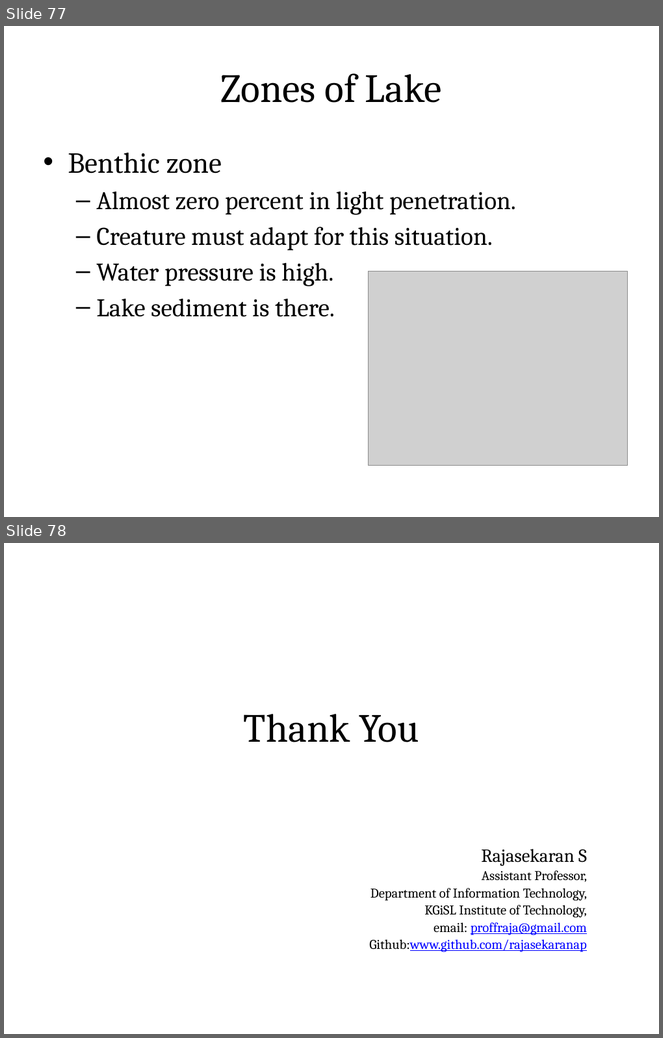
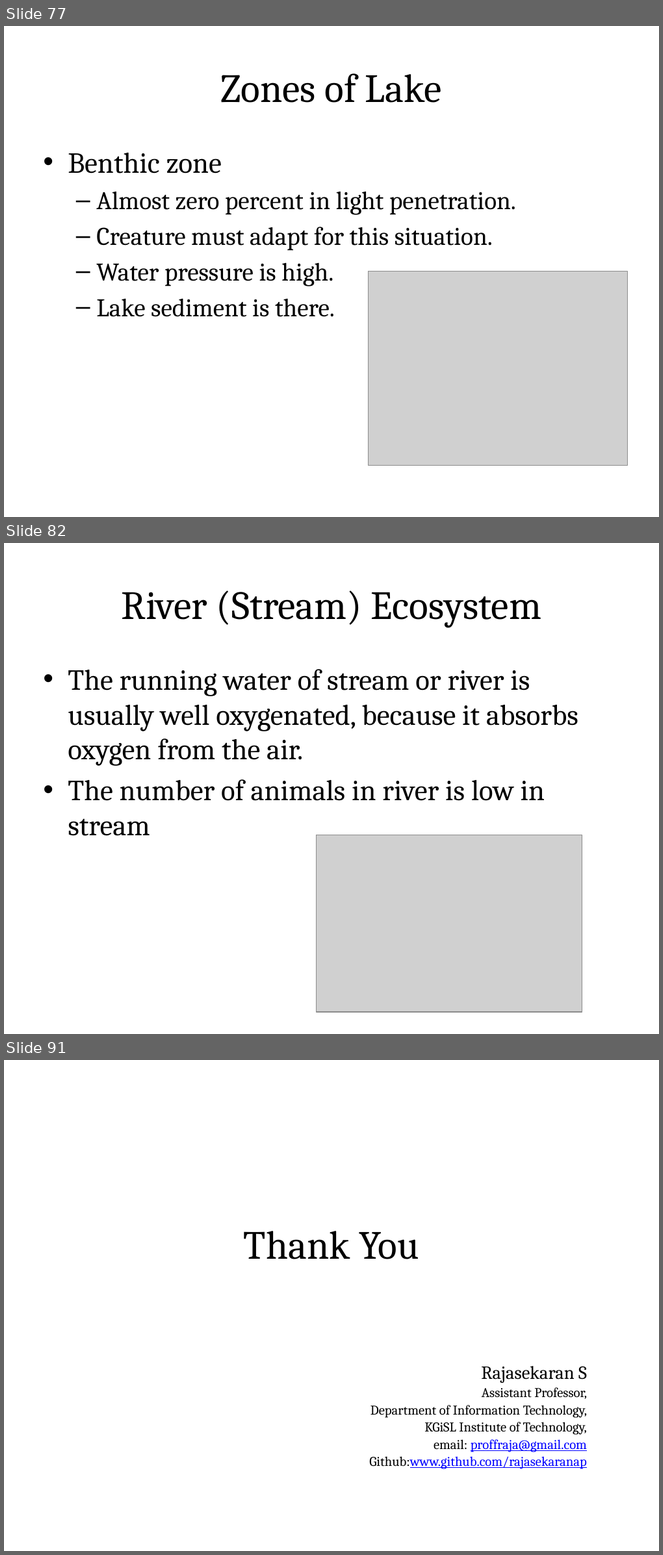
Before and after one commit to rajasekaran36/GE8291-Environmental-Science-and-Engineering, a slide deck: Slides/GE8291-U1.pptx. Shown one above the other, each under a label of ours: slides 77 and 78 before the commit, slides 77, 82 and 91 after it; the slides between them are not shown. The pictures are 663x1038 and 663x1555 pixels, drawn with LibreOffice and Linux fonts; fonts in the diff are those of the drawing; grey boxes stand for pictures. Boxes give left, top, right and bottom in pixels: in the first picture for what was removed or moved away, otherwise in the second. Text is boxed around its words. In the diff, an @@ line names an element or a change of style, - is before the commit and + after.

```diff
--- a/Slides/GE8291-U1.pptx
+++ b/Slides/GE8291-U1.pptx
@@ slide 82 added at <box>4,543,659,1034</box>, background #FFFFFF @@
@@ title added at <box>36,563,627,644</box>, fill gradient #DAFDA7 to #E4FCC2 to #F5FFE7, outline #98B955 0.75 pt, 44 pt, text #000000 @@
+River (Stream) Ecosystem
@@ text added at <box>68,669,579,836</box>, 32 pt, text #000000 @@
+• The running water of stream or river is usually well oxygenated, because it absorbs oxygen from the air.
+• The number of animals in river is low in stream
@@ picture added at <box>316,835,582,1012</box> @@
@@ what was slide 78 is now slide 91 @@
```
Also in this commit, not shown: 12 other slides added, 1 other file.
